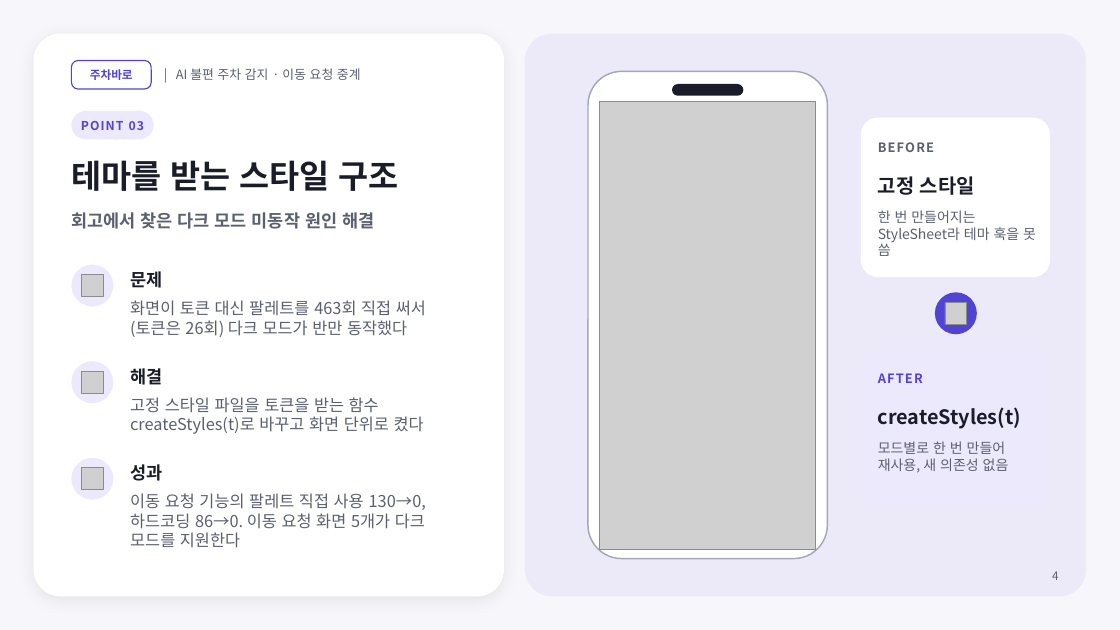
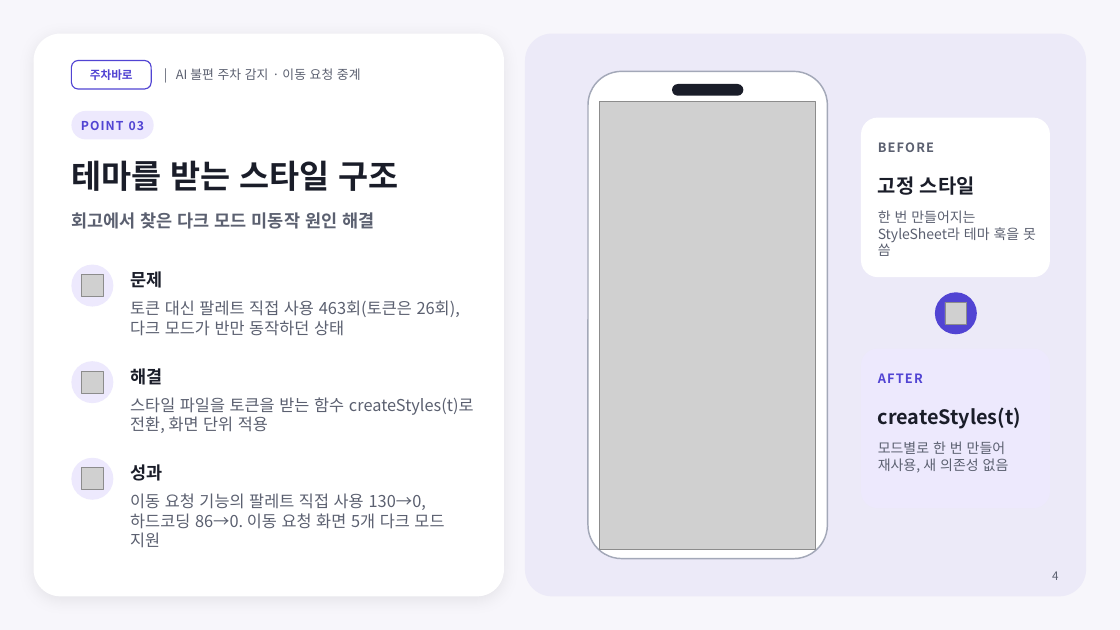
Before and after one commit to nias0ng/juchabaro, a slide deck: slide 4 of frontend/baro-app/docs/design-system/portfolio/deck/주차바로-포트폴리오.pptx. Drawn at 1120x630 pixels with LibreOffice and Linux fonts; fonts in the diff are those of the drawing; grey boxes stand for pictures. Boxes give left, top, right and bottom in pixels: in the first picture for what was removed or moved away, otherwise in the second. Text is boxed around its words. In the diff, an @@ line names an element or a change of style, - is before the commit and + after.

```diff
--- a/frontend/baro-app/docs/design-system/portfolio/deck/주차바로-포트폴리오.pptx
+++ b/frontend/baro-app/docs/design-system/portfolio/deck/주차바로-포트폴리오.pptx
@@ text at (130, 300, 460, 336): text changed @@
-화면이 토큰 대신 팔레트를 463회 직접 써서(토큰은 26회) 다크 모드가 반만 동작했다
+토큰 대신 팔레트 직접 사용 463회(토큰은 26회), 다크 모드가 반만 동작하던 상태
@@ text at (130, 397, 474, 433): text changed @@
-고정 스타일 파일을 토큰을 받는 함수 createStyles(t)로 바꾸고 화면 단위로 켰다
+스타일 파일을 토큰을 받는 함수 createStyles(t)로 전환, 화면 단위 적용
@@ text at (130, 493, 444, 548): text changed @@
-이동 요청 기능의 팔레트 직접 사용 130→0, 하드코딩 86→0. 이동 요청 화면 5개가 다크 모드를 지원한다
+이동 요청 기능의 팔레트 직접 사용 130→0, 하드코딩 86→0. 이동 요청 화면 5개 다크 모드 지원
```
Also in this commit, not shown: 6 other slides changed, 1 other file.
